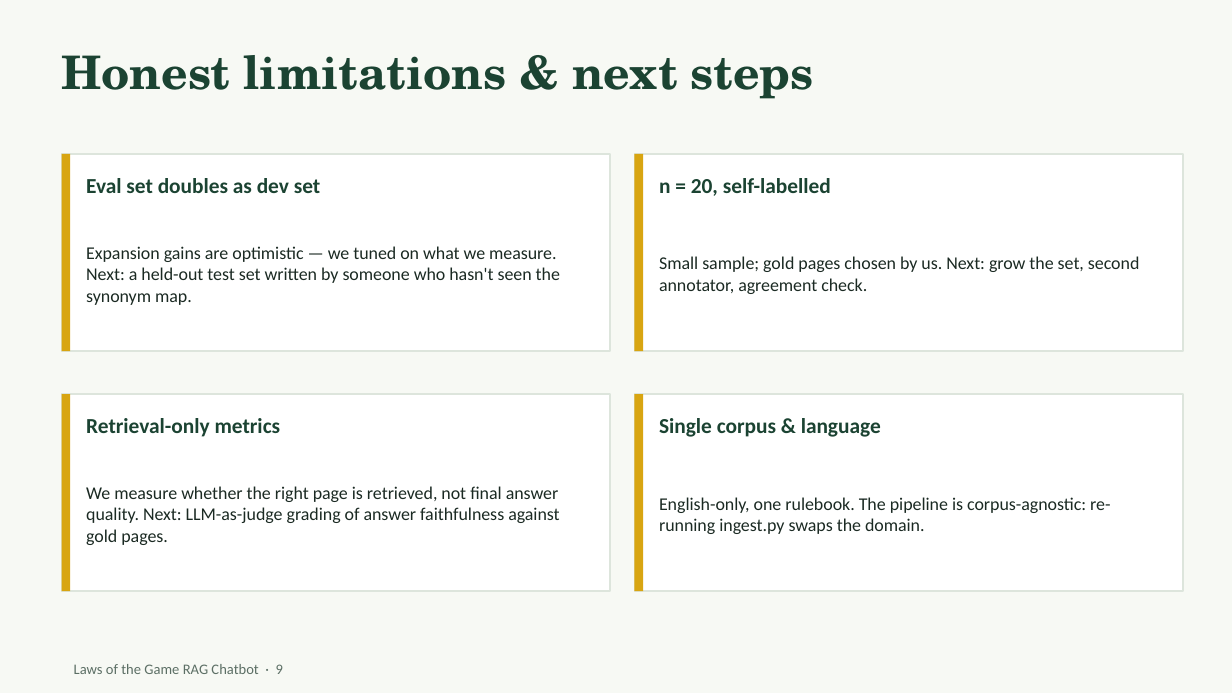
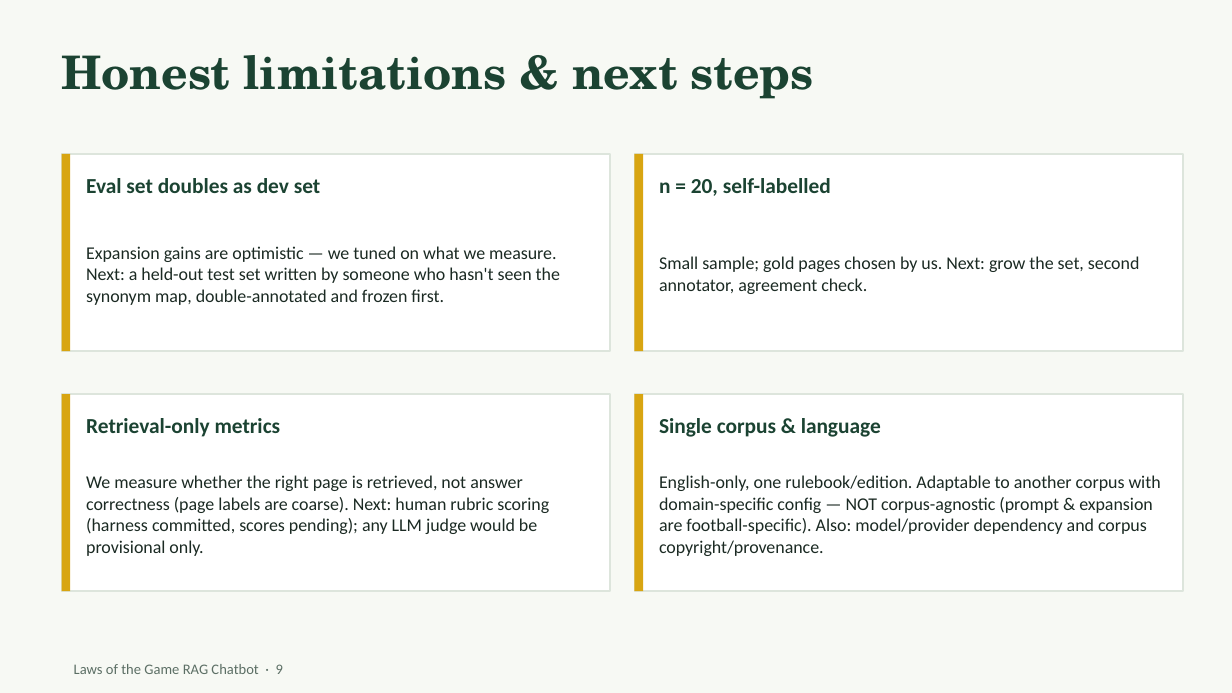
Before and after one commit to harish885/fifa-rag-chatbot, a slide deck: slide 9 of laws_rag_presentation.pptx. Drawn at 1232x693 pixels with LibreOffice and Linux fonts; fonts in the diff are those of the drawing. Boxes give left, top, right and bottom in pixels: in the first picture for what was removed or moved away, otherwise in the second. Text is boxed around its words. In the diff, an @@ line names an element or a change of style, - is before the commit and + after.

Commit message:
Production & academic hardening pass
- rag/ reusable retrieval core (shared by API, eval, notebook, tests)
- fix token-boundary query expansion (keeper/var bug) + history-aware retrieval
- page-diverse retrieval; cleaned sentence-aware ingestion; regenerate chunks
- rename Recall@k -> Page Hit Rate@k; richer results.json; dev-set metadata
- answer-level eval harness + deterministic citation checks; corpus provenance
- API hardening (typed models, status, citation-validated sources, timeouts)
- patch Starlette CVE-2026-48710 (fastapi 0.136.3); split deploy/dev reqs
- 77 tests + CI (pytest, eval regression, notebook, pip-audit)
- rewrite README, notebook, slide deck (correct metrics/claims)

```diff
--- a/laws_rag_presentation.pptx
+++ b/laws_rag_presentation.pptx
@@ text at box(86, 246, 560, 305): text changed @@
-Expansion gains are optimistic — we tuned on what we measure. Next: a held-out test set written by someone who hasn't seen the synonym map.
+Expansion gains are optimistic — we tuned on what we measure. Next: a held-out test set written by someone who hasn't seen the synonym map, double-annotated and frozen first.
@@ text at box(86, 475, 549, 556): text changed @@
-We measure whether the right page is retrieved, not final answer quality. Next: LLM-as-judge grading of answer faithfulness against gold pages.
+We measure whether the right page is retrieved, not answer correctness (page labels are coarse). Next: human rubric scoring (harness committed, scores pending); any LLM judge would be provisional only.
@@ text at box(659, 475, 1161, 556): text changed @@
-English-only, one rulebook. The pipeline is corpus-agnostic: re-running ingest.py swaps the domain.
+English-only, one rulebook/edition. Adaptable to another corpus with domain-specific config — NOT corpus-agnostic (prompt & expansion are football-specific). Also: model/provider dependency and corpus copyright/provenance.
```
Also in this commit, not shown: 9 other slides changed, 2 slides added, 44 other files.
